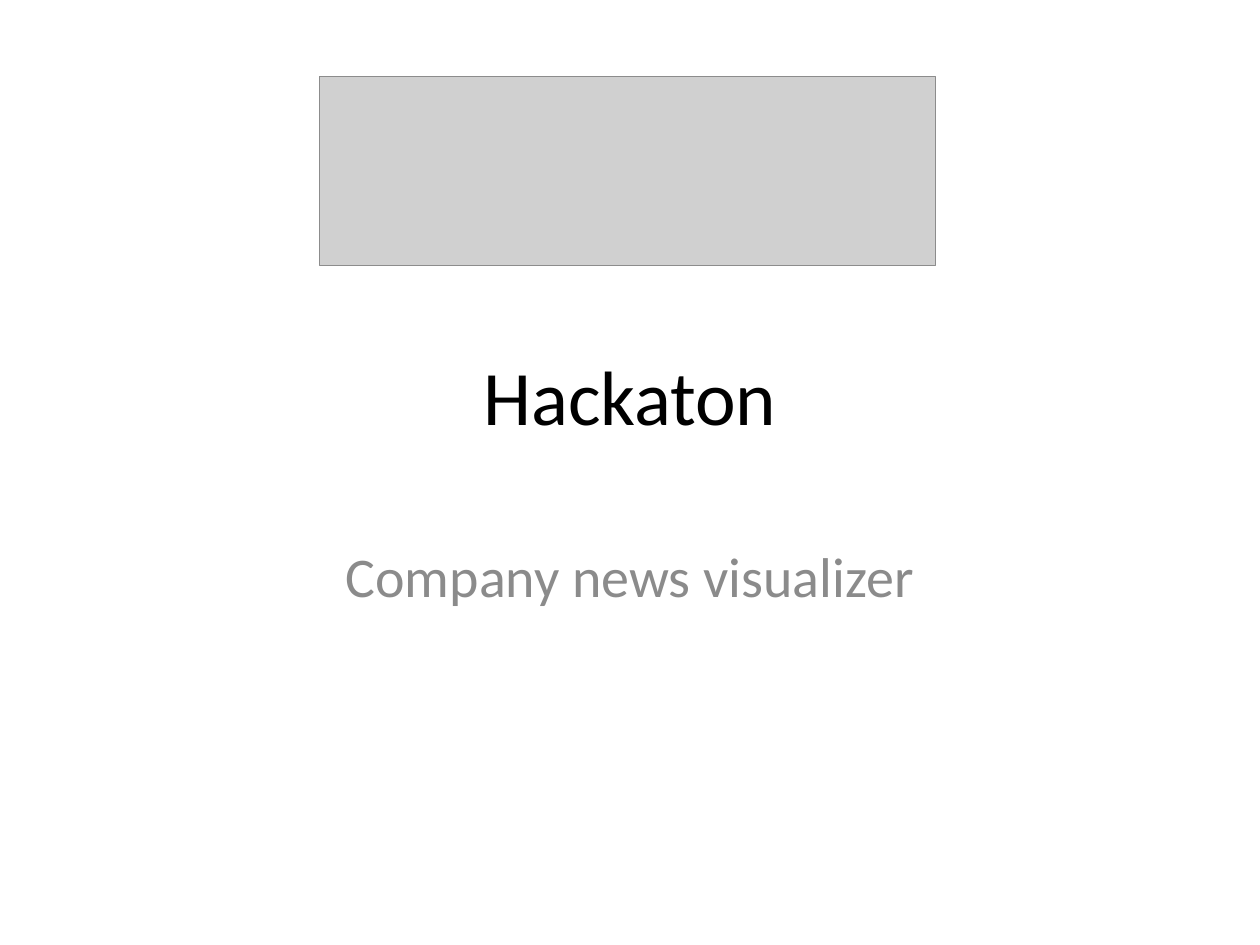
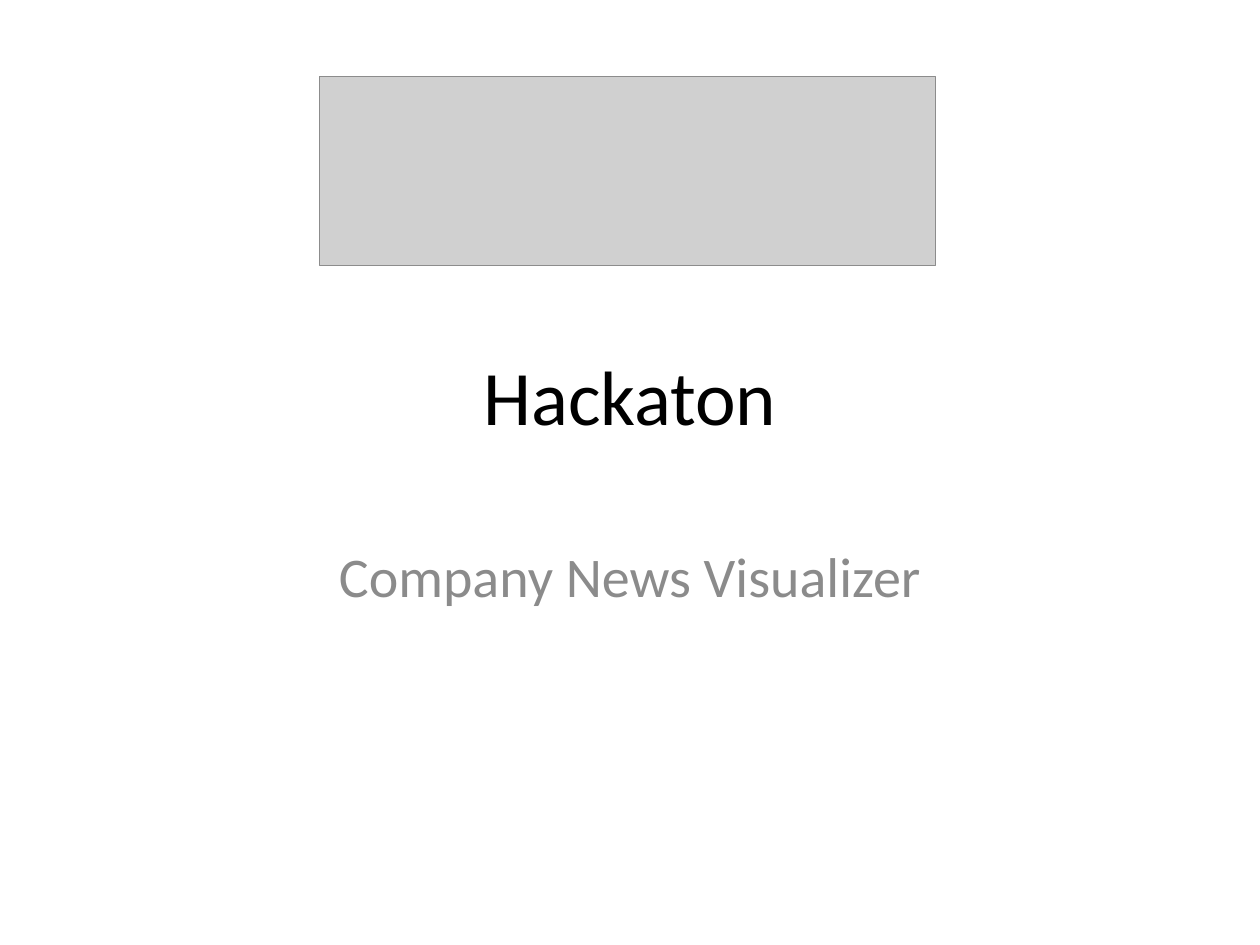
Before and after one commit to ignaciod/hackaton, a slide deck: slide 1 of Presentación/Hackaton.pptx. Drawn at 1260x945 pixels with LibreOffice and Linux fonts; fonts in the diff are those of the drawing; grey boxes stand for pictures. Boxes give left, top, right and bottom in pixels: in the first picture for what was removed or moved away, otherwise in the second. Text is boxed around its words. In the diff, an @@ line names an element or a change of style, - is before the commit and + after.

```diff
--- a/Presentación/Hackaton.pptx
+++ b/Presentación/Hackaton.pptx
@@ subtitle at (339,558,921,606): text changed @@
-Company news visualizer
+Company News Visualizer
```
Also in this commit, not shown: 1 other slide changed, 2 slides added.
